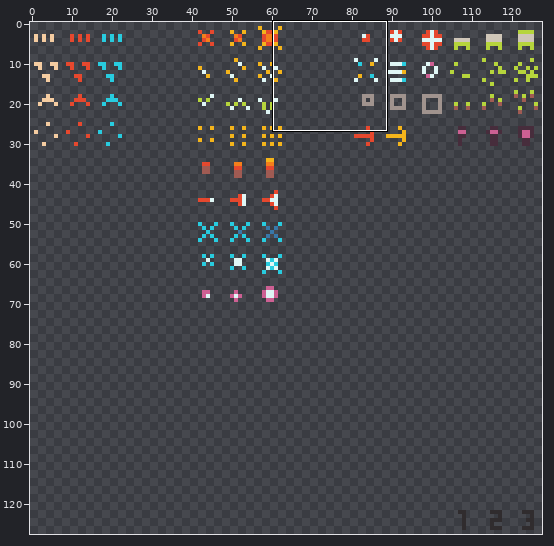
Two states of a pixel-art file, asset_src/graphics/characters/player/spells/spells.ase. Above, an overview of the earlier version with the close-up marked.
Close-up. As it was:
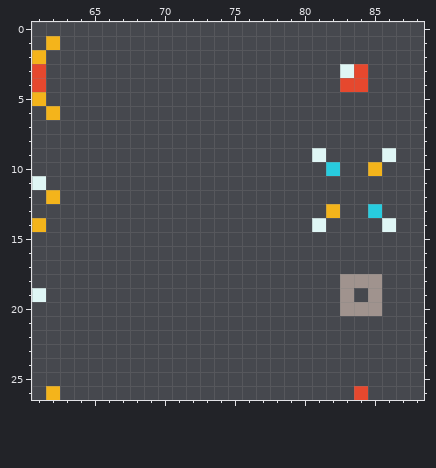
128x128 pixels, 1 frame. Shown: x 61..88, y 0..26.
The result:
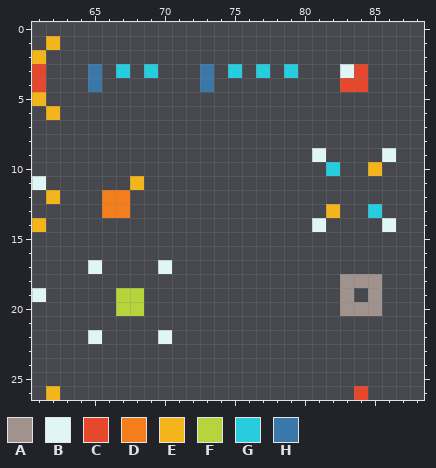
Palette (. is transparent): A #a0938e  B #dff6f5  C #e6482e  D #f47e1b  E #f4b41b  F #b6d53c  G #28ccdf  H #3978a8
Diff:
Changed rows in their new state; - is an unchanged pixel.
first column x 65:
 3 H-G-G---H-G-G-G
 4 H-------H------
first column x 66:
11 --E
12 DD-
13 DD-
first column x 65:
17 B----B
19 --FF--
20 --FF--
22 B----B
Pixel boxes of the changes (left, top, right, bottom) in both close-ups:
added: (88, 64, 158, 92)
added: (200, 64, 298, 92)
added: (88, 176, 172, 344)
